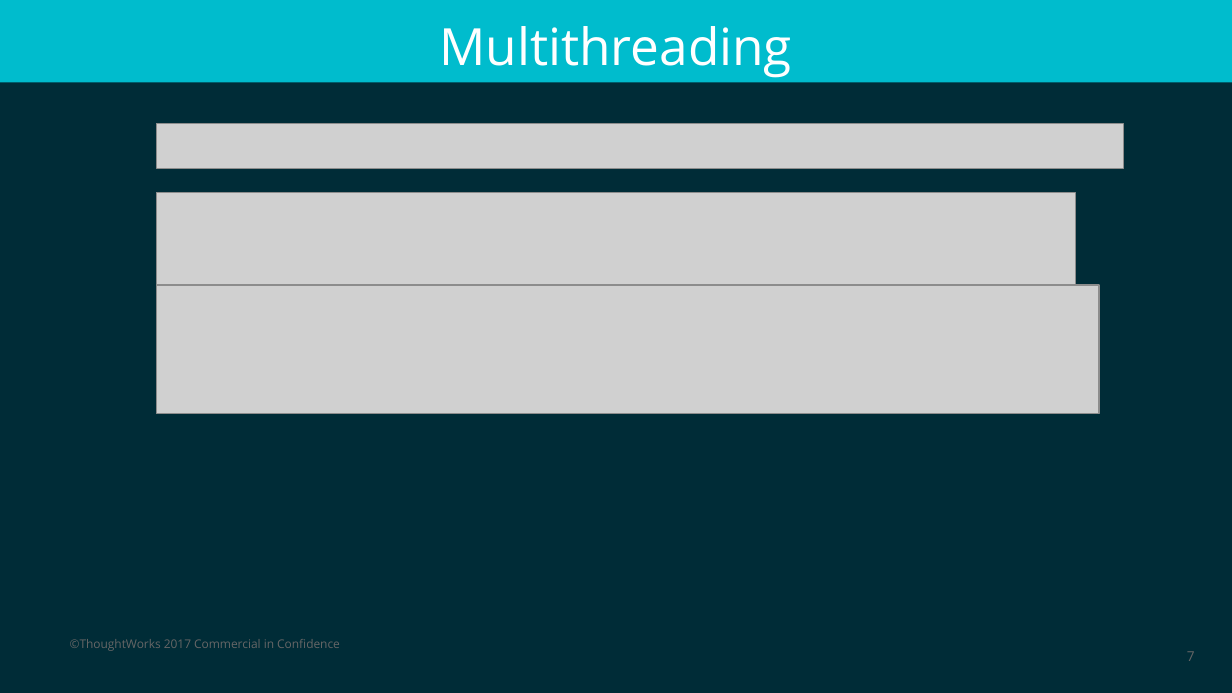
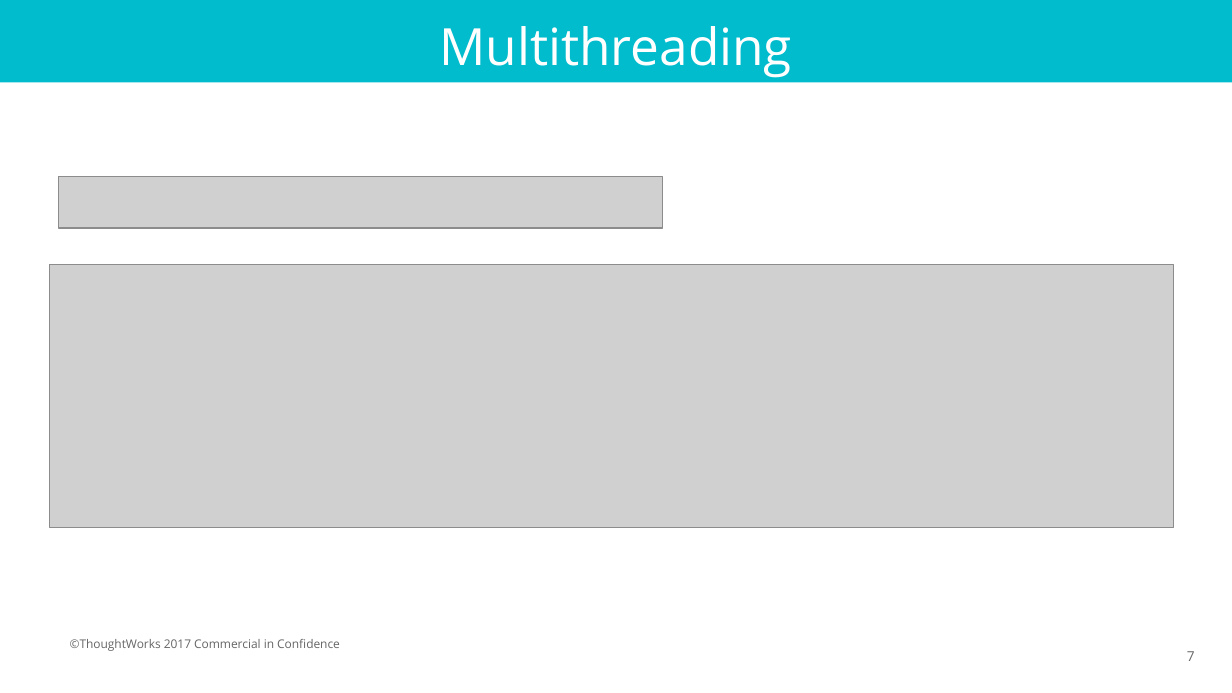
Before and after one commit to wilsontjhi/pycon-asia-2018, a slide deck: slide 7 of slides/Pycon 2018.pptx. Drawn at 1232x693 pixels with LibreOffice and Linux fonts; fonts in the diff are those of the drawing; grey boxes stand for pictures. Boxes give left, top, right and bottom in pixels: in the first picture for what was removed or moved away, otherwise in the second. Text is boxed around its words. In the diff, an @@ line names an element or a change of style, - is before the commit and + after.

Commit message:
Update slides to use white background

```diff
--- a/slides/Pycon 2018.pptx
+++ b/slides/Pycon 2018.pptx
@@ background #002C37 to #FFFFFF @@
@@ picture removed at bbox=[156, 123, 1124, 168] @@
@@ picture added at bbox=[58, 177, 662, 229] @@
@@ picture removed at bbox=[156, 192, 1076, 395] @@
@@ picture added at bbox=[49, 264, 1173, 527] @@
@@ picture removed at bbox=[156, 285, 1099, 414] @@
```
Also in this commit, not shown: 15 other slides changed, 1 slide removed, 3 other files.
